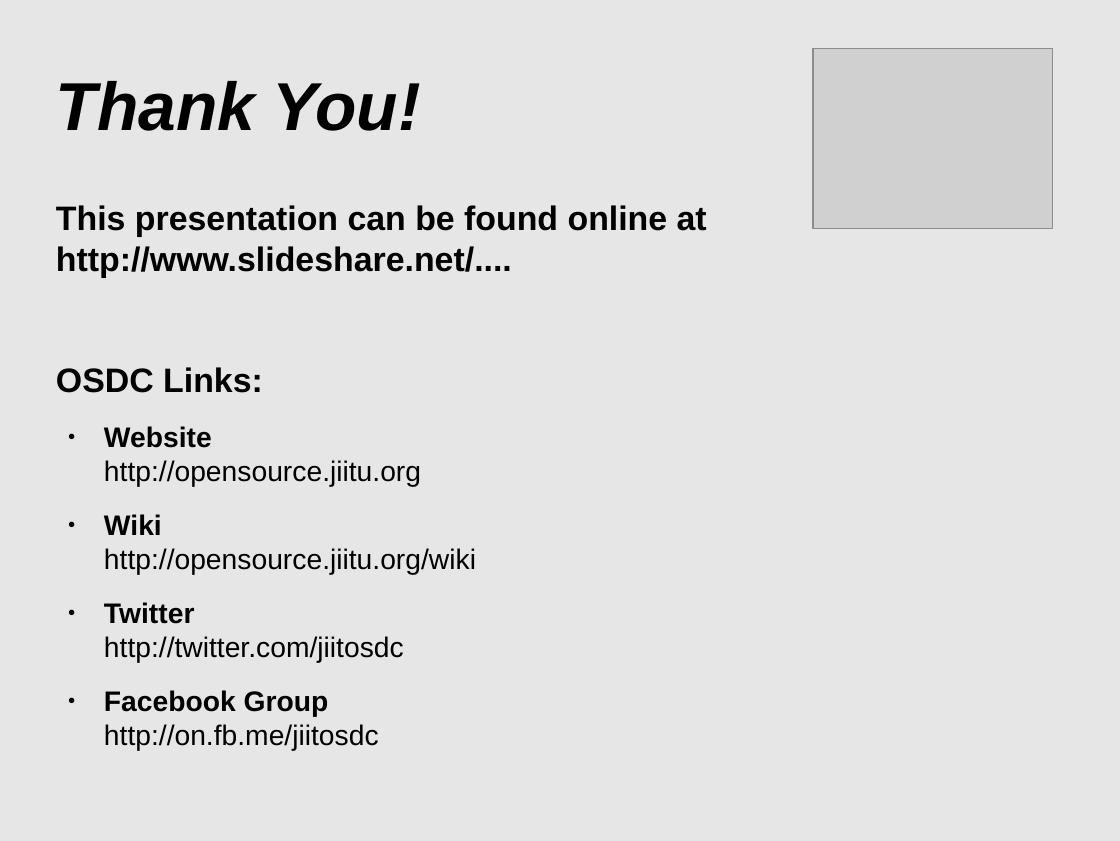
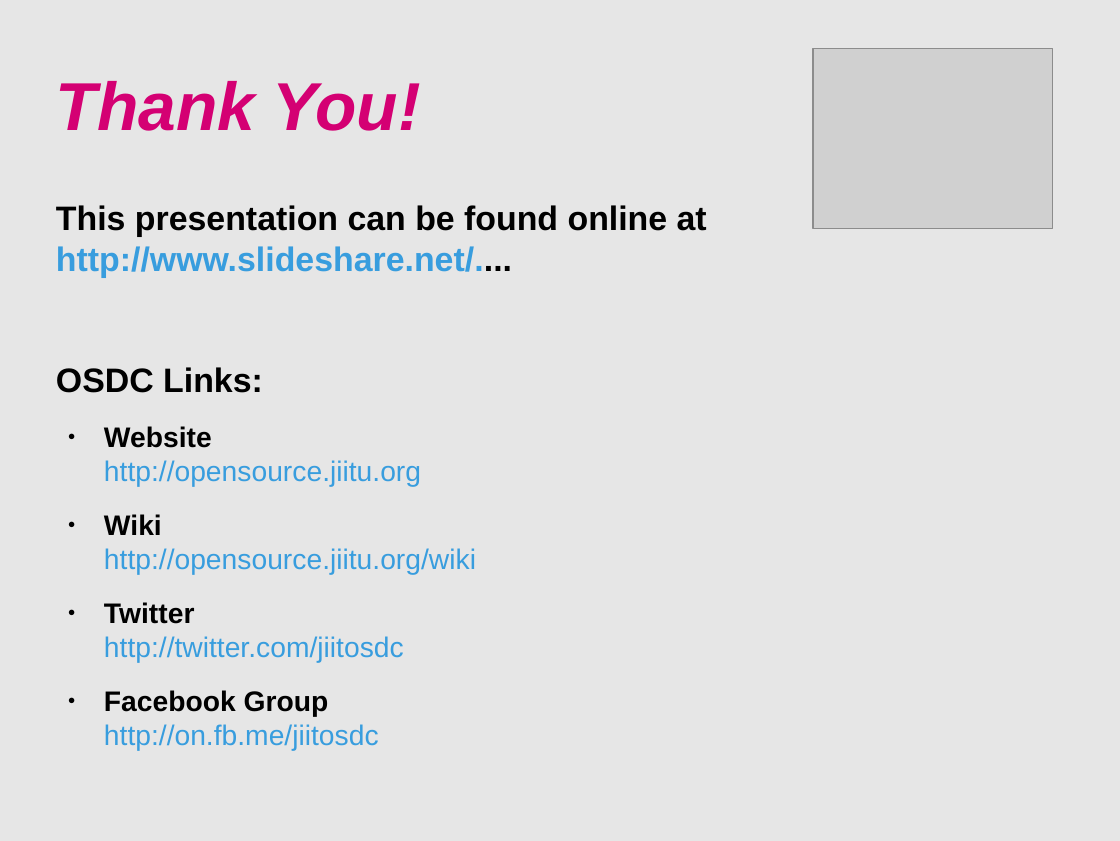
Before and after one commit to vaidik/OSDC-Presentation-Kit, a slide deck: slide 4 of osdc_presentation_kit/presentation_template.odp. Drawn at 1120x841 pixels with LibreOffice and Linux fonts; fonts in the diff are those of the drawing; grey boxes stand for pictures. Boxes give left, top, right and bottom in pixels: in the first picture for what was removed or moved away, otherwise in the second. Text is boxed around its words. In the diff, an @@ line names an element or a change of style, - is before the commit and + after.

Commit message:
Updated slide designs. Added custom masters. Need to make the template pixel perfect. Hyperlink default colours need to be set.

```diff
--- a/osdc_presentation_kit/presentation_template.odp
+++ b/osdc_presentation_kit/presentation_template.odp
@@ title "Thank You!" at (56, 81, 421, 131): text colour #000000 to #D40073 @@
@@ text at (56, 205, 707, 751): text colour #000000 to #389DDE in "http://www.slideshare.net/....", "http://opensource.jiitu.org", "http://opensource.jiitu.org/wiki", "http://twitter.com/jiitosdc" and 1 more places @@
```
Also in this commit, not shown: 1 other slide changed, 1 other file.
